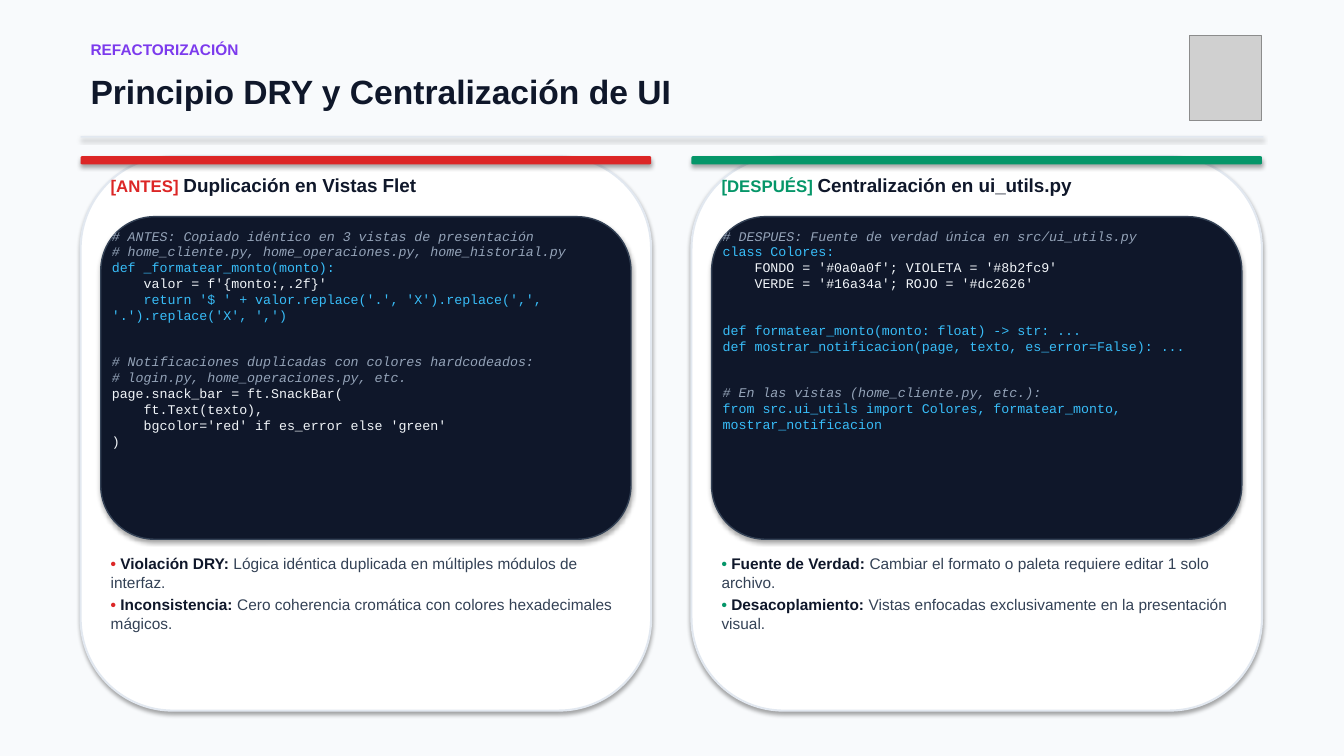
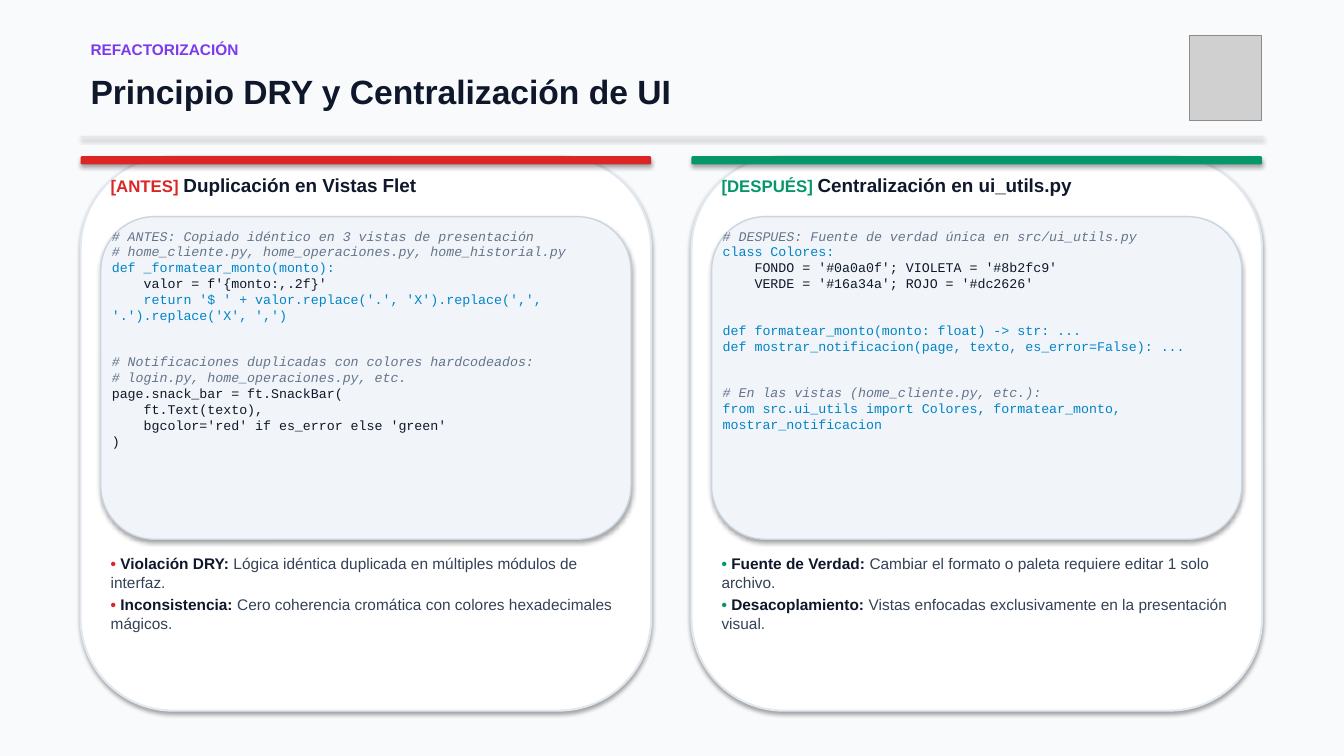
Before and after one commit to dzCazador/ITS-DevOps-RefactoringTesting-SistemaBancario, a slide deck: slide 7 of presentacion_sistema_bancario_actualizada.pptx. Drawn at 1344x756 pixels with LibreOffice and Linux fonts; fonts in the diff are those of the drawing; grey boxes stand for pictures. Boxes give left, top, right and bottom in pixels: in the first picture for what was removed or moved away, otherwise in the second. Text is boxed around its words. In the diff, an @@ line names an element or a change of style, - is before the commit and + after.

Commit message:
fix(docs): use light code panels in MVC presentation
Dark code panels had low text contrast. Switch to light panels with dark syntax colors.

```diff
--- a/presentacion_sistema_bancario_actualizada.pptx
+++ b/presentacion_sistema_bancario_actualizada.pptx
@@ rounded rectangle at bbox=[101, 217, 631, 539]: fill #0F172A to #F1F5F9; outline #334155 1 pt to #CBD5E1 1 pt @@
@@ text "# ANTES: Copiado idéntico en ..." at bbox=[112, 231, 565, 433]: text colour #94A3B8 to #64748B in "# ANTES: Copiado idéntico en 3 vistas ...", "# home_cliente.py, home_operaciones.py, home_historial.py", "# Notificaciones duplicadas con colores hardcodeados:", "# login.py, home_operaciones.py, etc."; text colour #38BDF8 to #0284C7 in "def _formatear_monto(monto):", "return '$ ' + valor.replace('.', 'X').replace(',', '.').repl ..."; text colour #F1F5F9 to #0F172A in "valor = f'{monto:,.2f}'", "page.snack_bar = ft.SnackBar(", "ft.Text(texto),", "bgcolor='red' if es_error else 'green'" and 1 more places @@
@@ rounded rectangle at bbox=[712, 217, 1242, 539]: fill #0F172A to #F1F5F9; outline #334155 1 pt to #CBD5E1 1 pt @@
@@ text "# DESPUES: Fuente de verdad ..." at bbox=[723, 231, 1152, 431]: text colour #94A3B8 to #64748B in "# DESPUES: Fuente de verdad única en ...", "# En las vistas (home_cliente.py, etc.):"; text colour #38BDF8 to #0284C7 in "class Colores:", "def formatear_monto(monto: float) -> str: ...", "def mostrar_notificacion(page, texto, es_error=False): ...", "from src.ui_utils import Colores, formatear_monto, mostrar_n ..."; text colour #F1F5F9 to #0F172A in "FONDO = '#0a0a0f'; VIOLETA = '#8b2fc9'", "VERDE = '#16a34a'; ROJO = '#dc2626'" @@
```
Also in this commit, not shown: 5 other slides changed, 1 other file.
